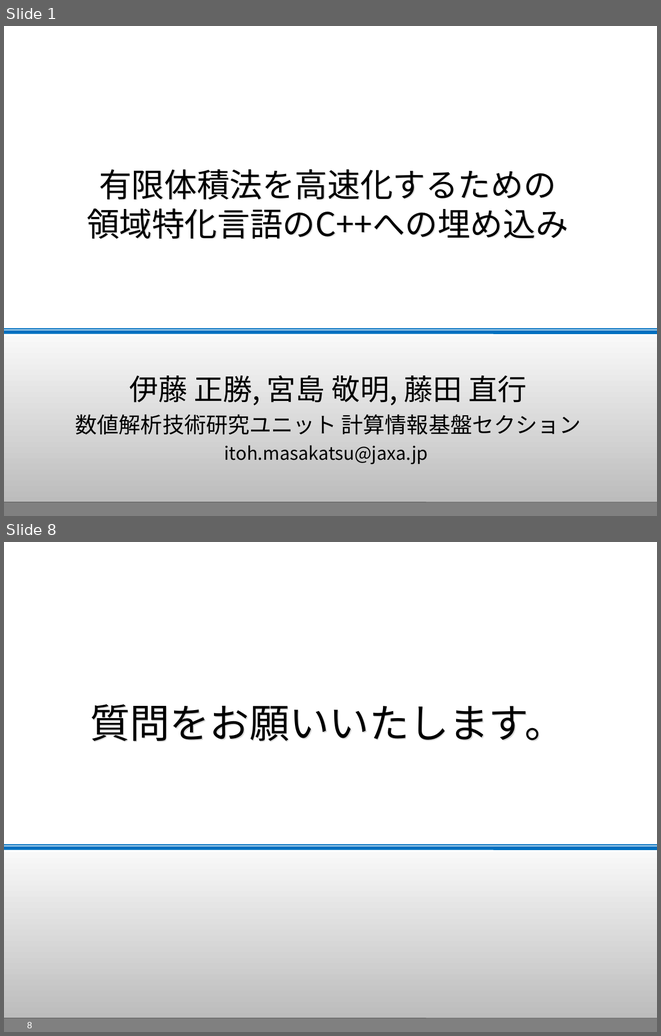
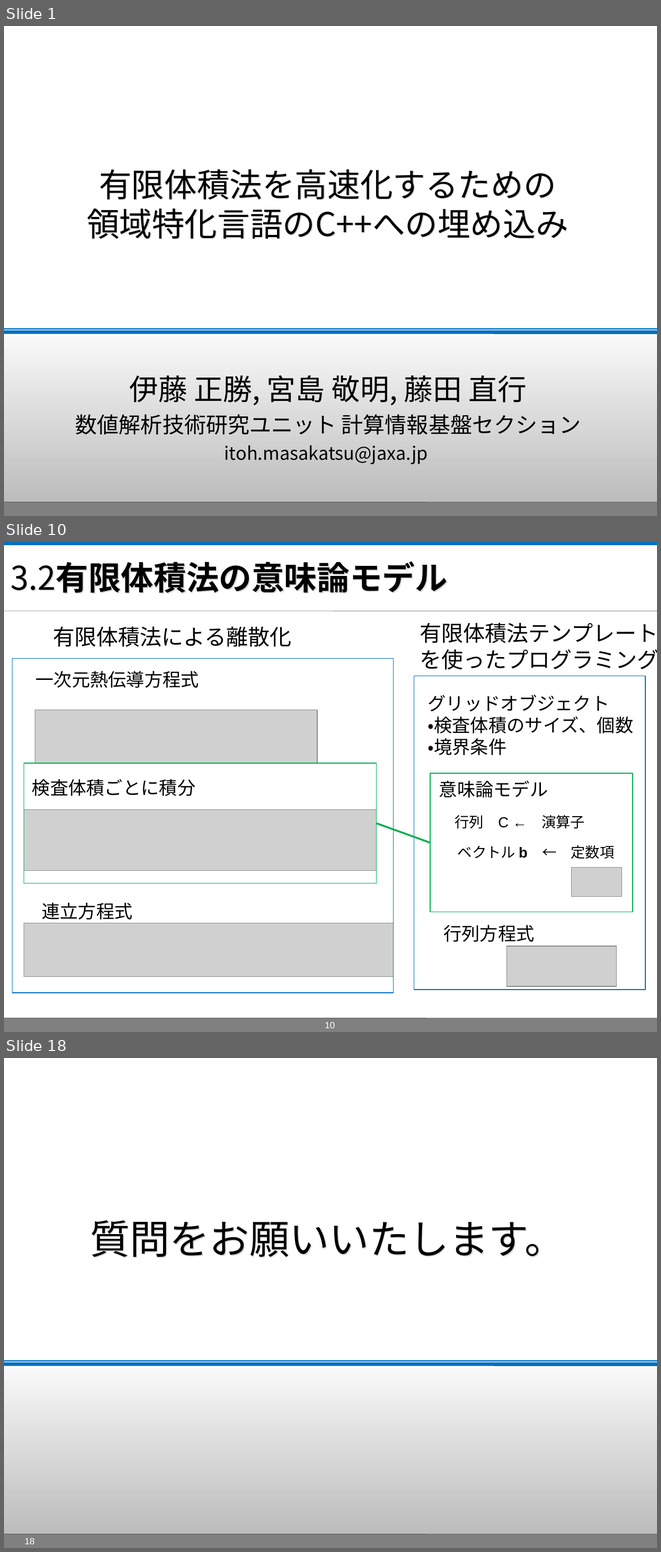
Before and after one commit to masa-ito/ProtoToPoisson, a slide deck: doc/第57回プログラミング・シンポジウム/presentationAtJaxaOn10Dec2015/ProtoFVM_PresentationAtJaxaOn10Dec2015.ppt. Shown one above the other, each under a label of ours: slides 1 and 8 before the commit, slides 1, 10 and 18 after it; the slides between them are not shown. The pictures are 661x1036 and 661x1552 pixels, drawn with LibreOffice and Linux fonts; fonts in the diff are those of the drawing; grey boxes stand for pictures; background and template pictures are left out. Boxes give left, top, right and bottom in pixels: in the first picture for what was removed or moved away, otherwise in the second. Text is boxed around its words. In the diff, an @@ line names an element or a change of style, - is before the commit and + after.

```diff
--- a/doc/第57回プログラミング・シンポジウム/presentationAtJaxaOn10Dec2015/ProtoFVM_PresentationAtJaxaOn10Dec2015.ppt
+++ b/doc/第57回プログラミング・シンポジウム/presentationAtJaxaOn10Dec2015/ProtoFVM_PresentationAtJaxaOn10Dec2015.ppt
@@ slide 10 added at [4, 542, 657, 1032], background #FFFFFF; not listed: 3 template elements that a slide beside it also shows @@
@@ rectangle added at [4, 543, 657, 545], fill #0070C0, outline #0070C0 2.01 pt @@
@@ title added at [10, 561, 448, 593], 36 pt, text #000000, bold @@
+3.2有限体積法の意味論モデル
@@ line added from (4, 611) to (657, 611), #808080 0.51 pt @@
@@ text added at [53, 626, 292, 647], 24 pt, text #000000 @@
+有限体積法による離散化
@@ text added at [420, 623, 657, 670], 24 pt, text #000000 @@
+有限体積法テンプレート
+を使ったプログラミング
@@ rectangle added at [12, 658, 394, 992], outline #0070C0 0.74 pt @@
@@ text added at [36, 671, 199, 688], 20 pt, text #000000 @@
+一次元熱伝導方程式
@@ rectangle added at [414, 676, 645, 989], outline #0070C0 0.74 pt @@
@@ text added at [428, 695, 634, 755], 20 pt, text #000000 @@
+グリッドオブジェクト
+・検査体積のサイズ、個数
+・境界条件
@@ picture added at [35, 710, 317, 764] @@
@@ rectangle added at [24, 764, 376, 883], outline #00B050 0.74 pt @@
@@ text added at [32, 779, 195, 796], 20 pt, text #000000 @@
+検査体積ごとに積分
@@ rectangle added at [430, 773, 633, 912], outline #00B050 0.74 pt @@
@@ text added at [439, 780, 548, 797], 20 pt, text #000000 @@
+意味論モデル
@@ picture added at [24, 809, 376, 871] @@
@@ line added from (376, 823) to (430, 843), #00B050 2.01 pt @@
@@ text added at [454, 815, 585, 829], 16 pt, text #000000 @@
+行列 C ← 演算子
@@ text added at [458, 845, 615, 858], 16 pt, text #000000 @@
+ベクトル b ← 定数項
@@ picture added at [572, 867, 621, 897] @@
@@ text added at [42, 902, 132, 923], 20 pt, text #000000 @@
+連立方程式
@@ picture added at [24, 923, 393, 976] @@
@@ text added at [443, 925, 534, 942], 20 pt, text #000000 @@
+行列方程式
@@ picture added at [507, 946, 617, 987] @@
@@ page number added at [325, 1022, 335, 1028], 10 pt, text #FFFFFF @@
+10
@@ what was slide 8 is now slide 18 @@
@@ page number at [25, 1538, 35, 1544]: text changed @@
-8
+18
```
Also in this commit, not shown: 4 slides changed, 14 other slides added, 3 slides removed.
